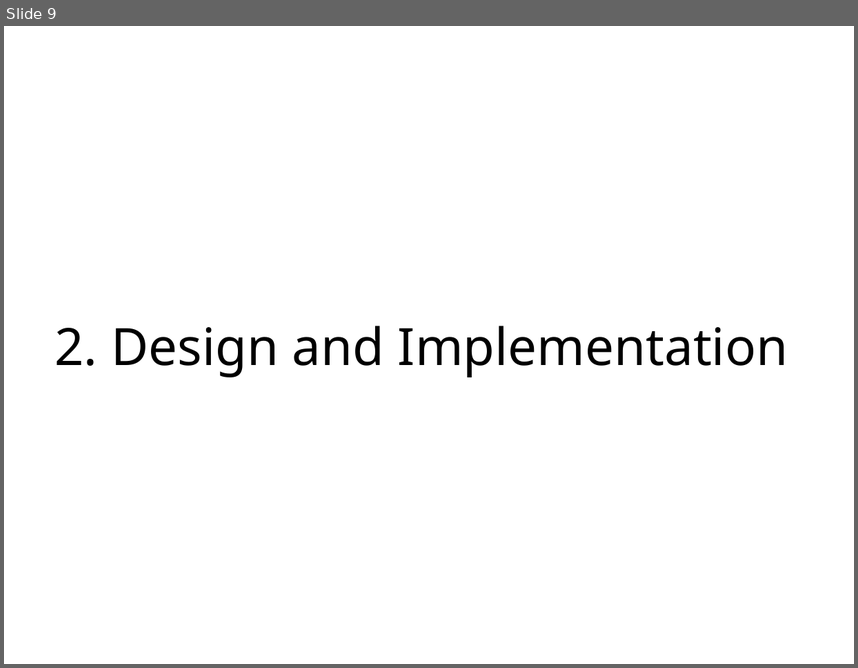
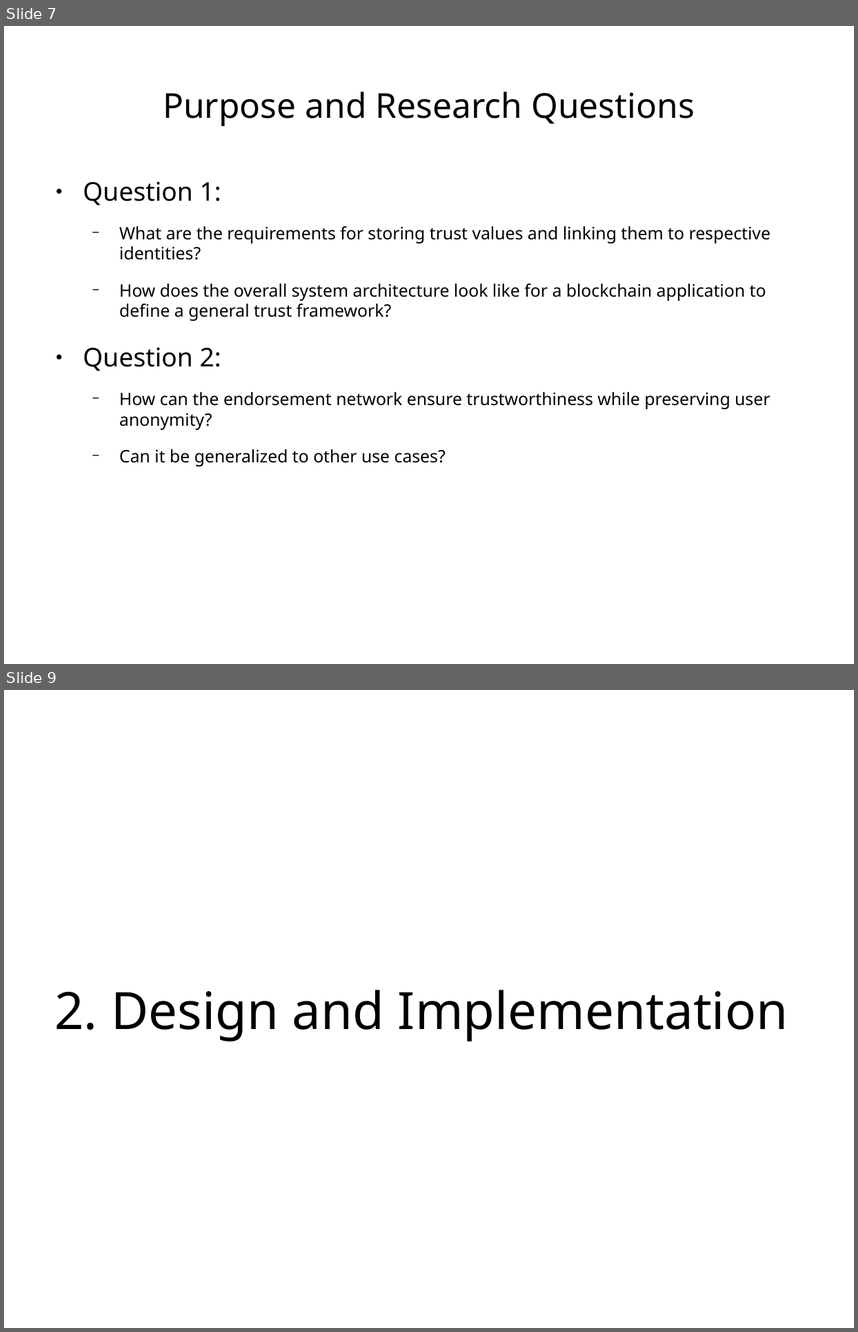
Before and after one commit to s2-t2/blockchain_reputation_system, a slide deck: documents/Presentation/Presentationv1.odp. Shown one above the other, each under a label of ours: slide 9 before the commit, slides 7 and 9 after it; the slides between them are not shown. The pictures are 858x668 and 858x1332 pixels, drawn with LibreOffice and Linux fonts; fonts in the diff are those of the drawing. Boxes give left, top, right and bottom in pixels: in the first picture for what was removed or moved away, otherwise in the second. Text is boxed around its words. In the diff, an @@ line names an element or a change of style, - is before the commit and + after.

```diff
--- a/documents/Presentation/Presentationv1.odp
+++ b/documents/Presentation/Presentationv1.odp
@@ slide 7 added at (4, 26, 854, 664), background #FFFFFF @@
@@ title added at (163, 92, 695, 126), 32 pt, text #000000 @@
+Purpose and Research Questions
@@ text added at (83, 181, 771, 466), 16 pt, text #000000 @@
+● Question 1:
+  − What are the requirements for storing trust values and linking them to respective identities?
+  − How does the overall system architecture look like for a blockchain application to define a general trust framework?
+● Question 2:
+  − How can the endorsement network ensure trustworthiness while preserving user anonymity?
+  − Can it be generalized to other use cases?
```
Also in this commit, not shown: 6 slides changed, 2 other slides added, 3 slides removed, 3 other files.
